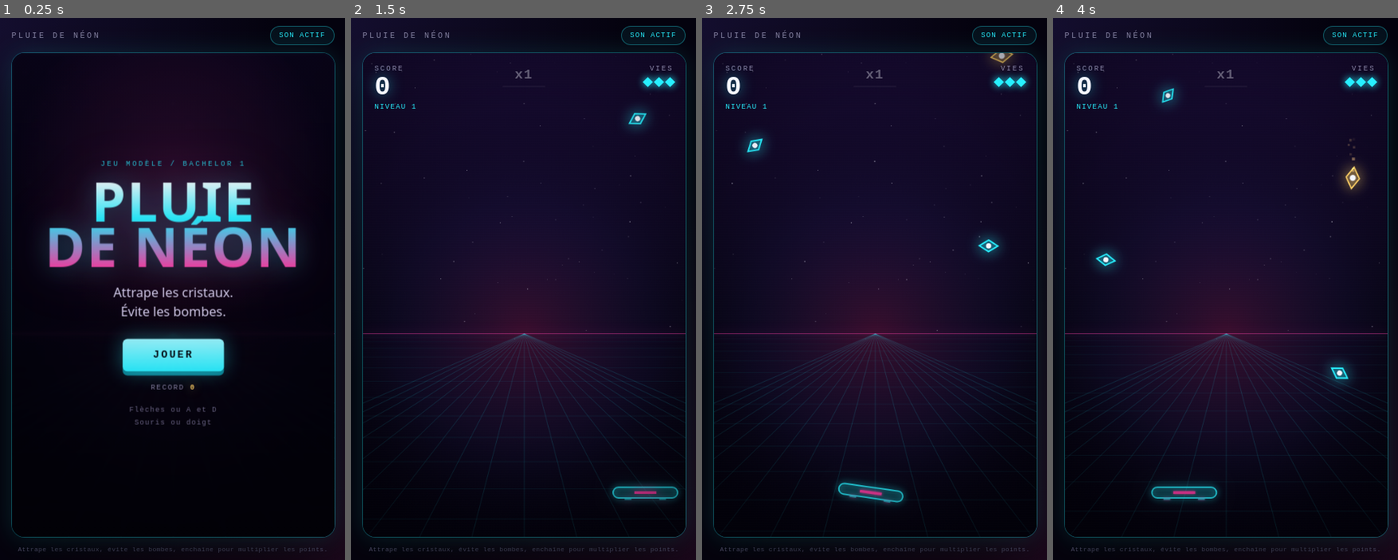
Above: before the commit, frames 1-4 (left to right).
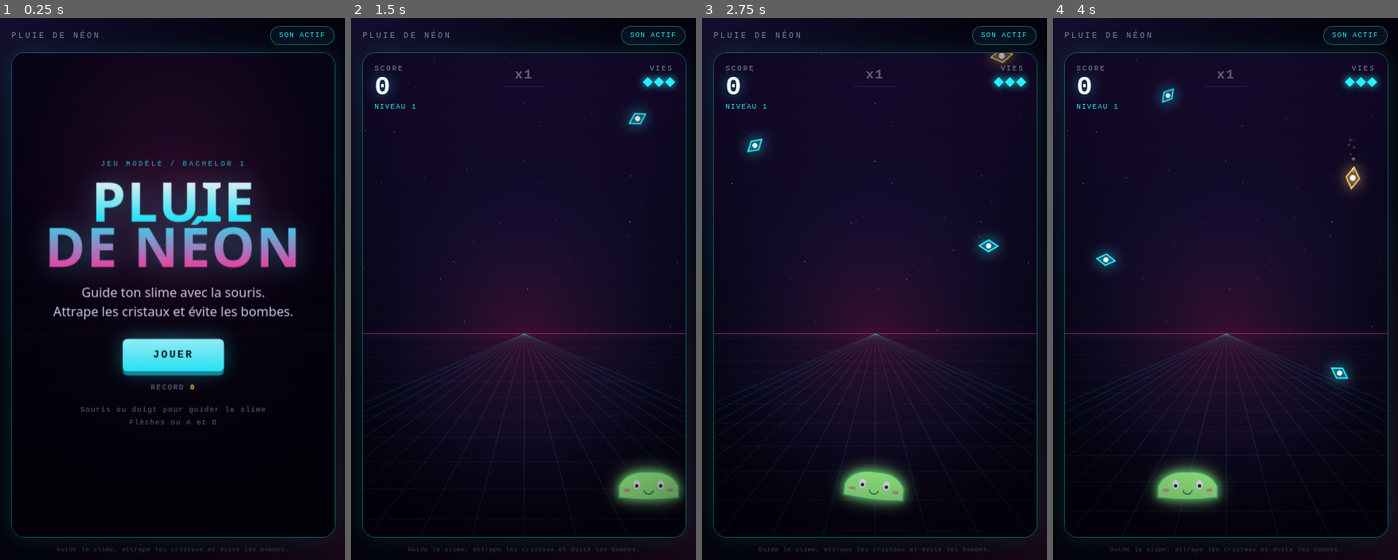
Above: after the commit, the same moments.

Repository: eva-i84-eng/jeu-ia
Game: browser game, page index.html
Same seed, same stepped clock (60 frames per second), same inputs: the game is played once before the commit and once after it.
Inputs:
- Up to frame 1 (0.25 s): no input
- Up to frame 2 (1.5 s): click "JOUER" at 0.27 s; hold Right from 1.03 s (still down); tap Space at 1.1 s
- Up to frame 3 (2.75 s): release Right at 1.53 s; hold Down 1.58-1.85 s; tap Space at 1.6, 2.1, 2.6 s; hold Left 1.9-2.47 s; hold Right from 2.52 s (still down)
- Up to frame 4 (4 s): tap Space at 3.1, 3.6 s; release Right at 3.18 s; hold Left 3.23-3.67 s; hold Down from 3.72 s (still down)

The runs differ from the first frame. In frame 1, 1.7% of the frame differs, in the area x 5-95%, y 49-99%; in frame 2, 1.6%; in frame 3, 1.7%; in frame 4, 1.7%.

Commit message:
defi 1 : cristaux attrapés

Diff:
--- a/config.js
+++ b/config.js
@@ -15,6 +15,8 @@
   magenta: "#ff3ea5",
   or: "#ffd166",
   rouge: "#ff4d6d",
+  slime: "#9dfc8a",
+  slimeOmbre: "#39b873",
   blanc: "#f5f7ff",
   grille: "rgba(40, 240, 255, 0.16)"
 };
@@ -31,8 +33,8 @@
   multiplicateurMax: 5,
   hasardBombe: 0.14,
   hasardDore: 0.05,
-  largeurPanier: 96,
-  hauteurPanier: 16,
+  largeurPanier: 86,
+  hauteurPanier: 28,
   margePanier: 12
 };
 
--- a/dessin.js
+++ b/dessin.js
@@ -56,28 +56,50 @@
   ctx.restore();
 }
 function dessinerPanier(ctx, panier, temps) {
-  const inclinaison = Math.max(-0.2, Math.min(0.2, panier.vitesse * 0.00025));
-  const pulsation = 0.6 + 0.4 * Math.sin(temps * 6);
+  const inclinaison = Math.max(-0.16, Math.min(0.16, panier.vitesse * 0.0002));
+  const pulsation = 1 + 0.04 * Math.sin(temps * 5);
+  const largeur = panier.largeur * pulsation;
+  const hauteur = panier.hauteur * pulsation;
   ctx.save();
-  ctx.translate(panier.x + panier.largeur / 2, panier.y + panier.hauteur / 2);
+  ctx.translate(panier.x + panier.largeur / 2, panier.y + panier.hauteur / 2 - 13);
   ctx.rotate(inclinaison);
-  ctx.shadowColor = COULEURS.cyan;
-  ctx.shadowBlur = 26;
-  ctx.fillStyle = "rgba(40, 240, 255, 0.16)";
+  ctx.shadowColor = COULEURS.slime;
+  ctx.shadowBlur = 24;
+  ctx.fillStyle = COULEURS.slime;
   ctx.beginPath();
-  ctx.roundRect(-panier.largeur / 2, -panier.hauteur / 2, panier.largeur, panier.hauteur, 8);
+  ctx.moveTo(-largeur / 2, hauteur / 2);
+  ctx.lineTo(-largeur / 2, -hauteur * 0.08);
+  ctx.quadraticCurveTo(-largeur * 0.38, -hauteur * 0.9, 0, -hauteur * 0.82);
+  ctx.quadraticCurveTo(largeur * 0.38, -hauteur * 0.9, largeur / 2, -hauteur * 0.08);
+  ctx.lineTo(largeur / 2, hauteur / 2);
+  ctx.quadraticCurveTo(0, hauteur * 0.72, -largeur / 2, hauteur / 2);
+  ctx.closePath();
   ctx.fill();
-  ctx.shadowBlur = 10;
-  ctx.strokeStyle = COULEURS.cyan;
+  ctx.shadowBlur = 8;
+  ctx.strokeStyle = COULEURS.slimeOmbre;
   ctx.lineWidth = 2;
   ctx.stroke();
-  ctx.shadowColor = COULEURS.magenta;
-  ctx.shadowBlur = 16 * pulsation;
-  ctx.fillStyle = COULEURS.magenta;
-  ctx.fillRect(-panier.largeur * 0.17, -2, panier.largeur * 0.34, 4);
-  ctx.fillStyle = "rgba(40, 240, 255, 0.6)";
-  ctx.fillRect(-panier.largeur * 0.32, panier.hauteur / 2, 10, 3);
-  ctx.fillRect(panier.largeur * 0.32 - 10, panier.hauteur / 2, 10, 3);
+  ctx.shadowBlur = 0;
+  ctx.fillStyle = COULEURS.blanc;
+  ctx.beginPath();
+  ctx.ellipse(-largeur * 0.2, -hauteur * 0.16, 5, 7, 0, 0, Math.PI * 2);
+  ctx.ellipse(largeur * 0.2, -hauteur * 0.16, 5, 7, 0, 0, Math.PI * 2);
+  ctx.fill();
+  ctx.fillStyle = "#18233b";
+  ctx.beginPath();
+  ctx.arc(-largeur * 0.2, -hauteur * 0.1, 2.5, 0, Math.PI * 2);
+  ctx.arc(largeur * 0.2, -hauteur * 0.1, 2.5, 0, Math.PI * 2);
+  ctx.fill();
+  ctx.strokeStyle = "#24734f";
+  ctx.lineWidth = 1.5;
+  ctx.beginPath();
+  ctx.arc(0, hauteur * 0.08, 7, 0.15, Math.PI - 0.15);
+  ctx.stroke();
+  ctx.fillStyle = "rgba(255, 62, 165, 0.5)";
+  ctx.beginPath();
+  ctx.ellipse(-largeur * 0.36, hauteur * 0.12, 5, 2.5, 0, 0, Math.PI * 2);
+  ctx.ellipse(largeur * 0.36, hauteur * 0.12, 5, 2.5, 0, 0, Math.PI * 2);
+  ctx.fill();
   ctx.restore();
 }
 function dessinerCristal(ctx, objet, temps) {
--- a/index.html
+++ b/index.html
@@ -38,10 +38,10 @@
       <div id="ecran-titre" class="ecran">
         <p class="sur-titre">JEU MODÈLE / BACHELOR 1</p>
         <h1 class="titre">PLUIE<br>DE NÉON</h1>
-        <p class="but">Attrape les cristaux.<br>Évite les bombes.</p>
+        <p class="but">Guide ton slime avec la souris.<br>Attrape les cristaux et évite les bombes.</p>
         <button id="bouton-jouer" class="bouton-principal" type="button">JOUER</button>
         <p class="record-titre">RECORD <strong id="record-titre">0</strong></p>
-        <p class="commandes">Flèches ou A et D<br>Souris ou doigt</p>
+        <p class="commandes">Souris ou doigt pour guider le slime<br>Flèches ou A et D</p>
       </div>
 
       <div id="ecran-fin" class="ecran cache">
@@ -60,7 +60,7 @@
     </section>
 
     <footer class="pied">
-      <span>Attrape les cristaux, évite les bombes, enchaîne pour multiplier les points.</span>
+      <span>Guide le slime, attrape les cristaux et évite les bombes.</span>
     </footer>
   </main>
   <script src="config.js"></script>
--- a/jeu.js
+++ b/jeu.js
@@ -26,6 +26,7 @@
 let niveau = 1;
 let tempsJeu = 0;
 let combo = 0;
+let cristaux = 0;
 let chronoCombo = 0;
 let objets = [];
 let chronoSpawn = 0;
@@ -56,6 +57,7 @@
 function demarrerPartie() {
   preparerAudio();
   etat = "jeu";
+  cristaux = 0;
   score = 0; vies = REGLAGES.viesDepart; niveau = 1; tempsJeu = 0;
   combo = 0; chronoCombo = 0; objets = []; chronoSpawn = 0.45;
   panier.x = LARGEUR / 2 - panier.largeur / 2; panier.cibleX = null; panier.vitesse = 0;
@@ -73,6 +75,8 @@
   secouer(20);
   flasher(COULEURS.blanc, 0.4);
   finScore.textContent = score;
+  // compte les cristaux attrapés dans la variable cristaux
+  finScore.textContent += " (Cristaux chopés : " + cristaux + ")";
   finRecord.textContent = record;
   badgeRecord.classList.toggle("cache", !nouveauRecord);
   scene.dataset.etat = "fin";
@@ -123,6 +127,8 @@
   const points = (objet.type === DORE ? 50 : 10) * multi;
   const couleur = objet.type === DORE ? COULEURS.or : COULEURS.cyan;
   score += points;
+  // compte les cristaux attrapés dans la variable cristaux
+  if (objet.type === CRISTAL) cristaux += 1;
   creerParticules(objet.x, objet.y, couleur, objet.type === DORE ? 24 : 14, 280);
   ajouterTexte(objet.x, objet.y - 10, "+" + points, couleur);
   if (objet.type === DORE) { sonDore(); flasher(COULEURS.or, 0.18); }
Not shown, changed: JOURNAL.md
